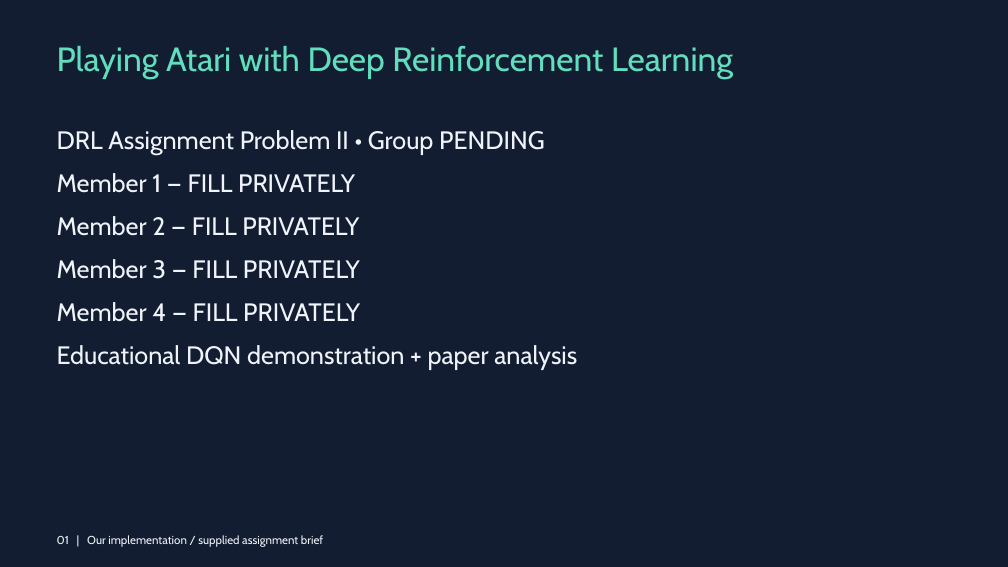
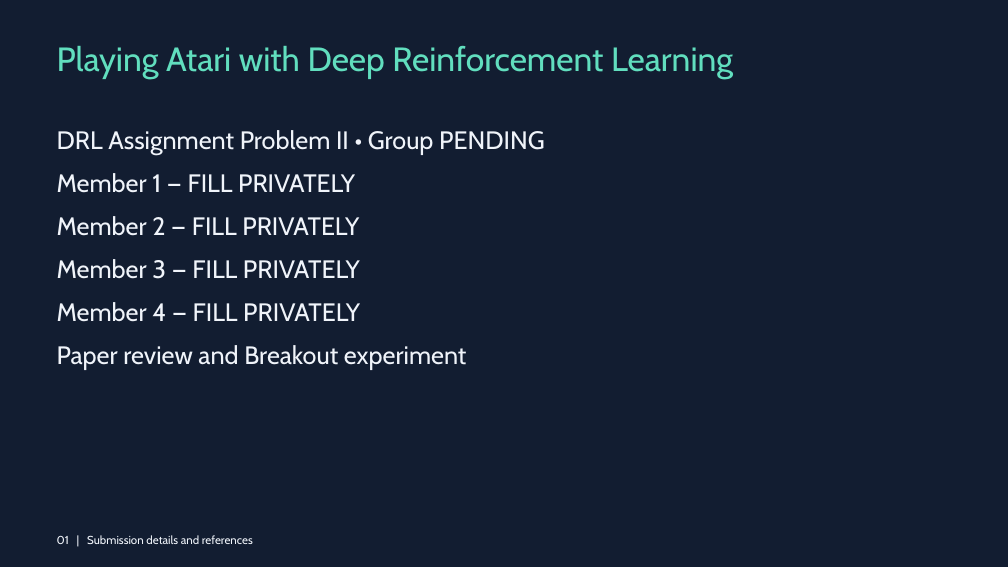
Before and after one commit to Eahmed99/aiml-drl-atari, a slide deck: slide 1 of submission/DRL_PlayingAtari_GroupPENDING.pptx. Drawn at 1008x567 pixels with LibreOffice and Linux fonts; fonts in the diff are those of the drawing. Boxes give left, top, right and bottom in pixels: in the first picture for what was removed or moved away, otherwise in the second. Text is boxed around its words. In the diff, an @@ line names an element or a change of style, - is before the commit and + after.

```diff
--- a/submission/DRL_PlayingAtari_GroupPENDING.pptx
+++ b/submission/DRL_PlayingAtari_GroupPENDING.pptx
@@ text at (57,345,466,370): text changed @@
-Educational DQN demonstration + paper analysis
+Paper review and Breakout experiment
@@ text at (57,535,253,544): text changed @@
-01 | Our implementation / supplied assignment brief
+01 | Submission details and references
```
Also in this commit, not shown: 9 other slides changed, 4 other files.
